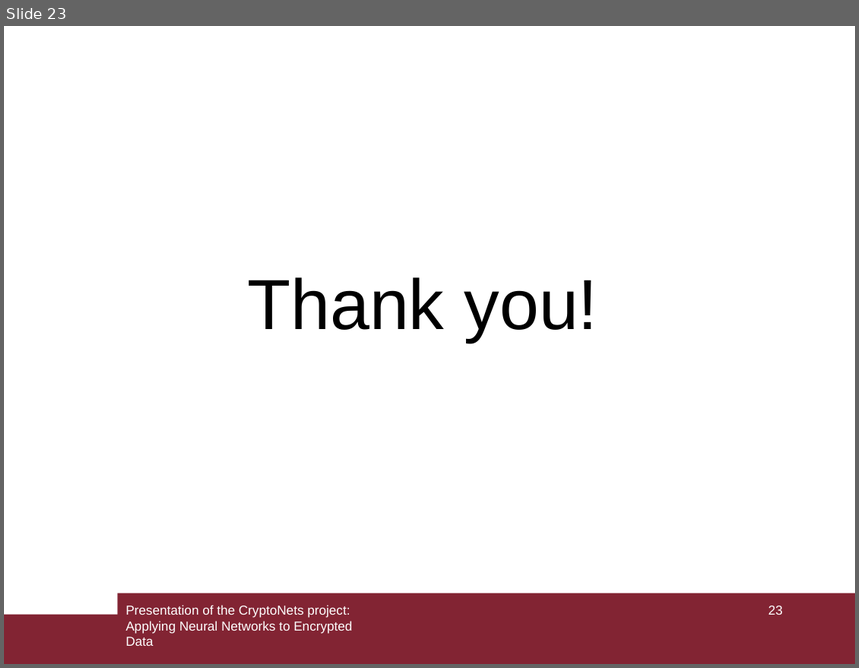
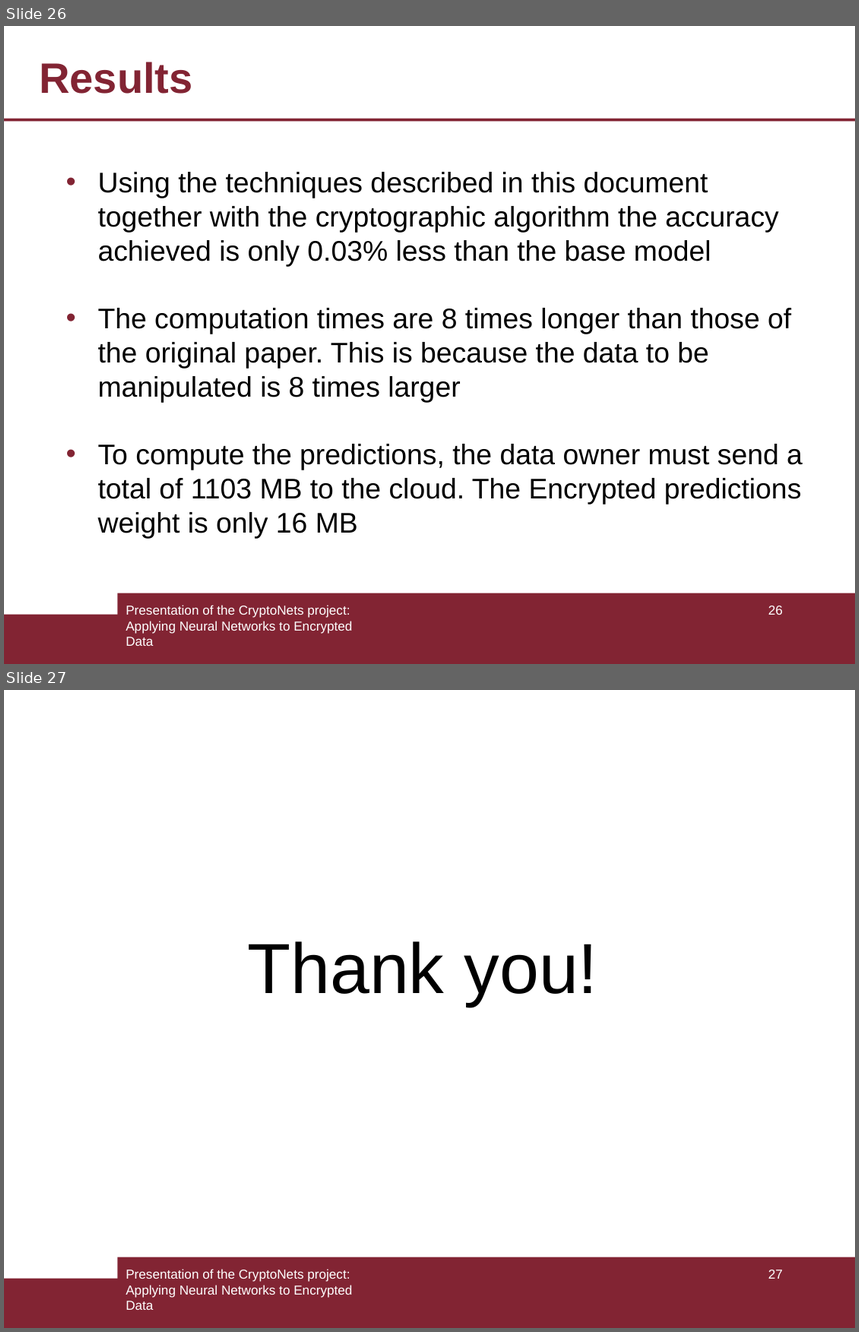
Before and after one commit to armandofln/CryptoNets-with-Python, a slide deck: slides/slide.odp. Shown one above the other, each under a label of ours: slide 23 before the commit, slides 26 and 27 after it. The pictures are 859x668 and 859x1332 pixels, drawn with LibreOffice and Linux fonts; fonts in the diff are those of the drawing. Boxes give left, top, right and bottom in pixels: in the first picture for what was removed or moved away, otherwise in the second. Text is boxed around its words. In the diff, an @@ line names an element or a change of style, - is before the commit and + after.

```diff
--- a/slides/slide.odp
+++ b/slides/slide.odp
@@ slide 26 added at <box>4,26,855,664</box>, background #FFFFFF; not listed: 2 template elements that a slide beside it also shows @@
@@ title added at <box>39,62,192,94</box>, 36 pt, text #822433, bold @@
+Results
@@ line added from (4, 119) to (855, 119), #822433 2.3 pt @@
@@ text added at <box>98,172,803,538</box>, 24 pt, text #000000 @@
+• Using the techniques described in this document together with the cryptographic algorithm the accuracy achieved is only 0.03% less than the base model
+• The computation times are 8 times longer than those of the original paper. This is because the data to be manipulated is 8 times larger
+• To compute the predictions, the data owner must send a total of 1103 MB to the cloud. The Encrypted predictions weight is only 16 MB
@@ text added at <box>126,605,352,646</box>, 11 pt, text #FFFFFF @@
+Presentation of the CryptoNets project: Applying Neural Networks to Encrypted Data
@@ page number added at <box>769,606,783,615</box>, 11 pt, text #FFFFFF @@
+26
@@ what was slide 23 is now slide 27 @@
@@ page number at <box>769,1270,783,1279</box>: text changed @@
-23
+27
```
Also in this commit, not shown: 4 slides changed, 5 other slides added, 1 slide removed, 6 other files.
